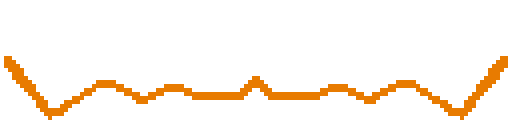
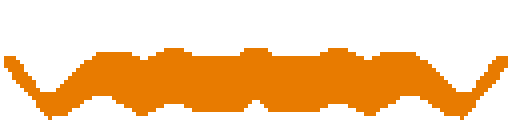
Revision of a layered 512 x 128 image; what changed, layer by layer:
added layer "9" in group "Mouth" over [12, 48, 500, 116]
hid "0" over [12, 56, 500, 116]
